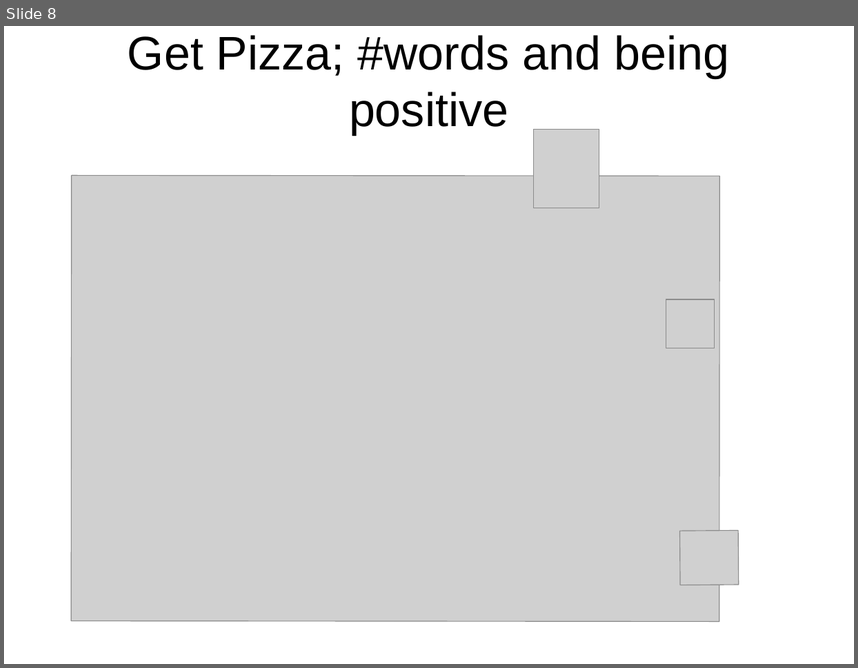
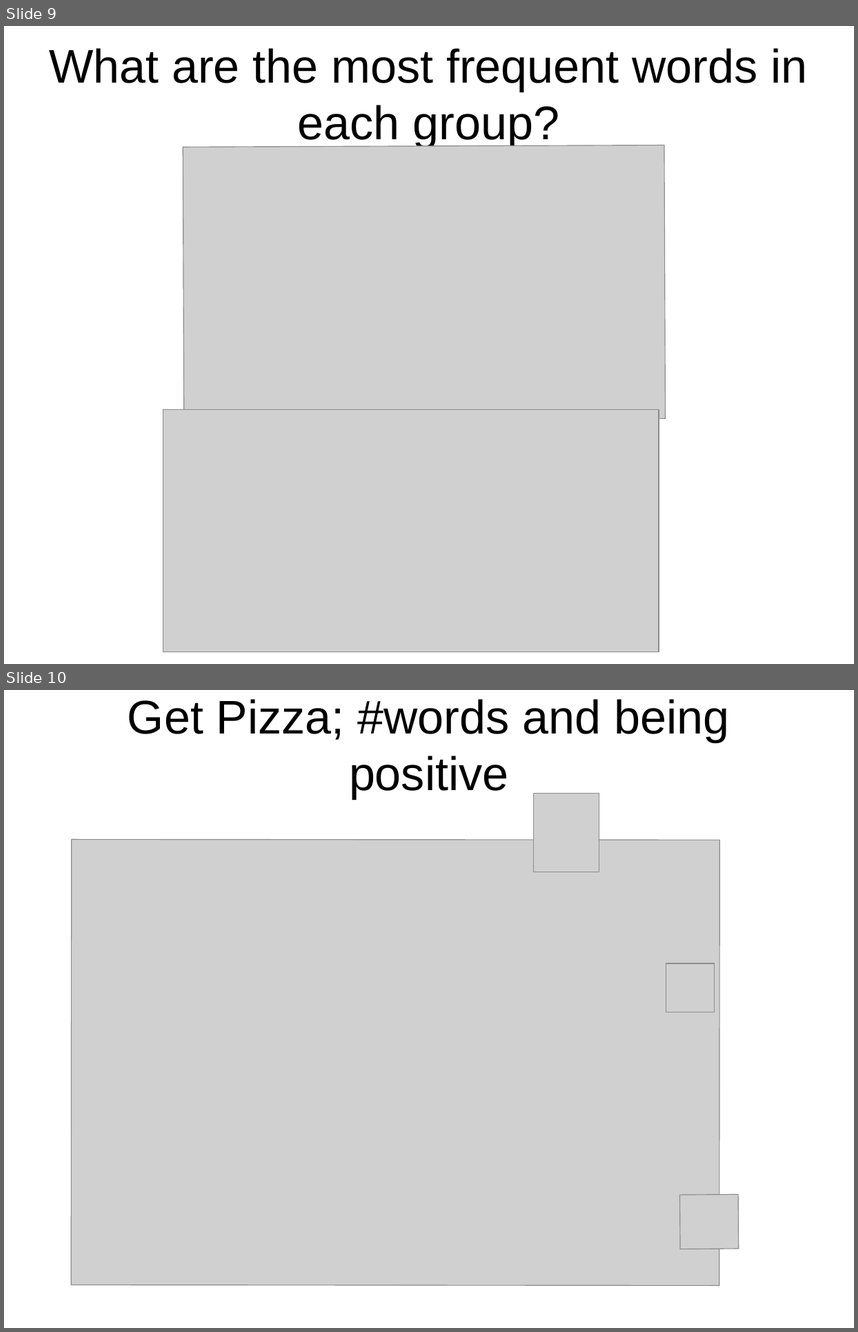
Before and after one commit to leandroohf/raop, a slide deck: doc/pres/pres.odp. Shown one above the other, each under a label of ours: slide 8 before the commit, slides 9 and 10 after it. The pictures are 858x668 and 858x1332 pixels, drawn with LibreOffice and Linux fonts; fonts in the diff are those of the drawing; grey boxes stand for pictures. Boxes give left, top, right and bottom in pixels: in the first picture for what was removed or moved away, otherwise in the second. Text is boxed around its words. In the diff, an @@ line names an element or a change of style, - is before the commit and + after.

```diff
--- a/doc/pres/pres.odp
+++ b/doc/pres/pres.odp
@@ slide 9 added at bbox=[4, 26, 854, 664], background #FFFFFF @@
@@ title added at bbox=[49, 48, 808, 148], 44 pt, text #000000 @@
+What are the most frequent words in each group?
@@ picture added at bbox=[183, 145, 666, 420] @@
@@ picture added at bbox=[163, 410, 660, 652] @@
@@ what was slide 8 is now slide 10 @@
```
Also in this commit, not shown: 4 slides changed, 3 other slides added, 1 slide removed.
